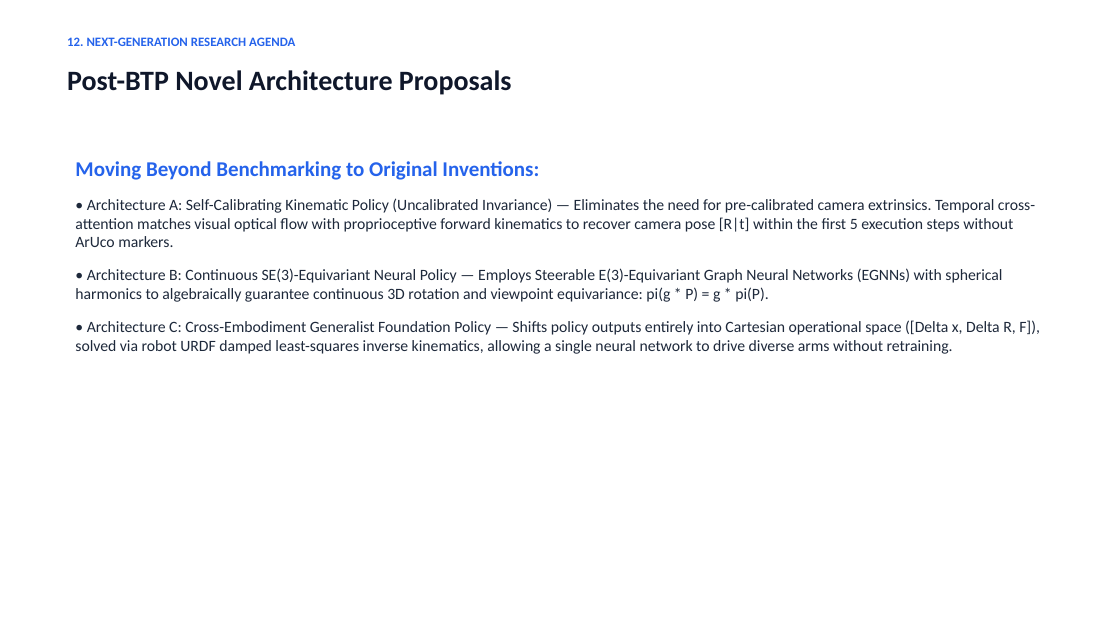
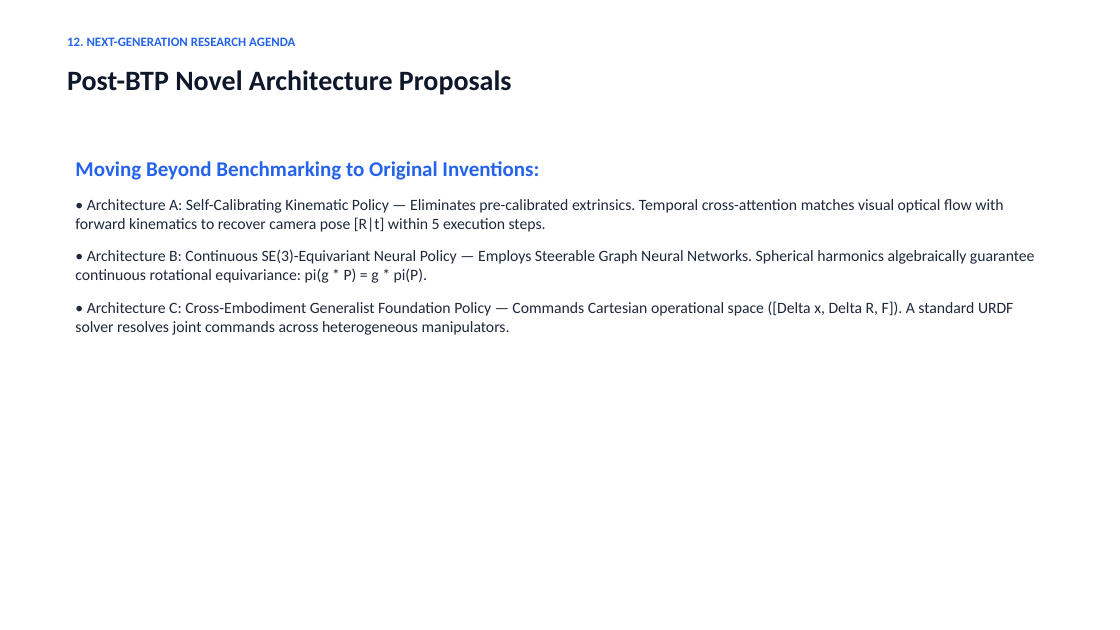
Before and after one commit to Durgesh-Shelke/Multi-viewpoint_Generalization, a slide deck: slide 13 of BTP_Final_Defense_Presentation.pptx. Drawn at 1120x630 pixels with LibreOffice and Linux fonts; fonts in the diff are those of the drawing. Boxes give left, top, right and bottom in pixels: in the first picture for what was removed or moved away, otherwise in the second. Text is boxed around its words. In the diff, an @@ line names an element or a change of style, - is before the commit and + after.

```diff
--- a/BTP_Final_Defense_Presentation.pptx
+++ b/BTP_Final_Defense_Presentation.pptx
@@ text at (75,199,1035,335): text changed @@
-• Architecture A: Self-Calibrating Kinematic Policy (Uncalibrated Invariance) — Eliminates the need for pre-calibrated camera extrinsics. Temporal cross-attention matches visual optical flow with proprioceptive forward kinematics to recover camera pose [R|t] within the first 5 execution steps without ArUco markers.
-• Architecture B: Continuous SE(3)-Equivariant Neural Policy — Employs Steerable E(3)-Equivariant Graph Neural Networks (EGNNs) with spherical harmonics to algebraically guarantee continuous 3D rotation and viewpoint equivariance: pi(g * P) = g * pi(P).
-• Architecture C: Cross-Embodiment Generalist Foundation Policy — Shifts policy outputs entirely into Cartesian operational space ([Delta x, Delta R, F]), solved via robot URDF damped least-squares inverse kinematics, allowing a single neural network to drive diverse arms without retraining.
+• Architecture A: Self-Calibrating Kinematic Policy — Eliminates pre-calibrated extrinsics. Temporal cross-attention matches visual optical flow with forward kinematics to recover camera pose [R|t] within 5 execution steps.
+• Architecture B: Continuous SE(3)-Equivariant Neural Policy — Employs Steerable Graph Neural Networks. Spherical harmonics algebraically guarantee continuous rotational equivariance: pi(g * P) = g * pi(P).
+• Architecture C: Cross-Embodiment Generalist Foundation Policy — Commands Cartesian operational space ([Delta x, Delta R, F]). A standard URDF solver resolves joint commands across heterogeneous manipulators.
```
Also in this commit, not shown: 1 other slide changed, 4 other files.
